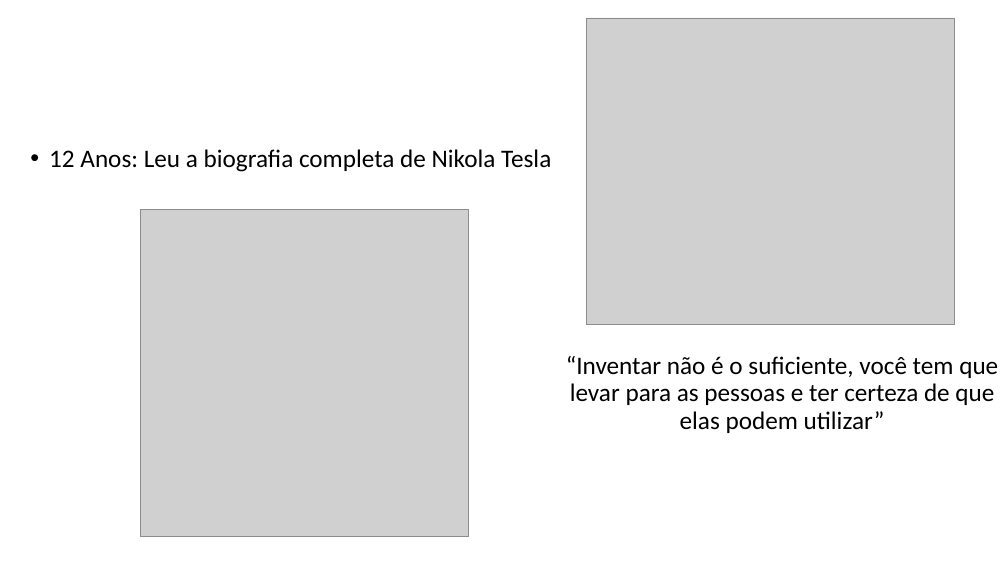
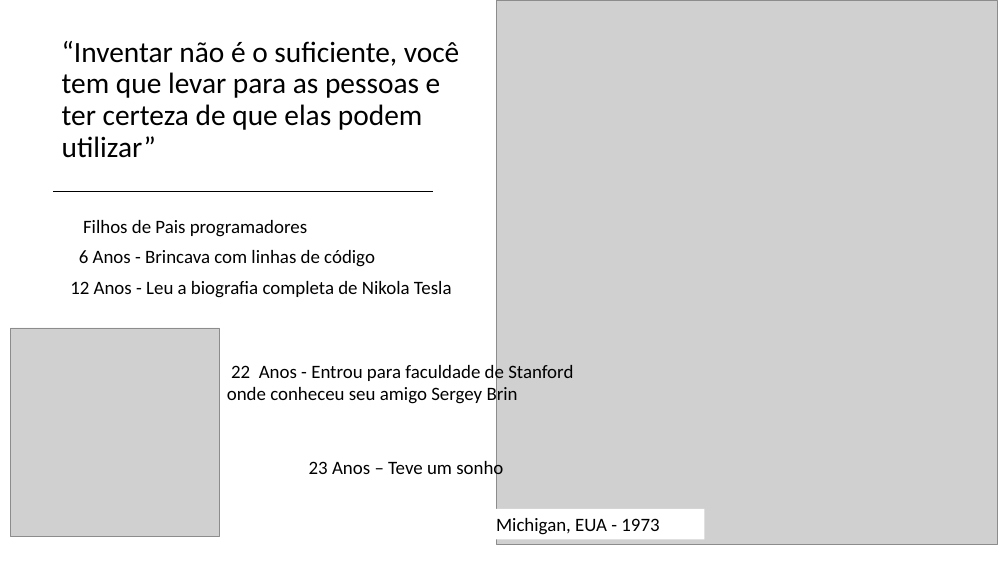
Before and after one commit to GVRO1/BandTec, a slide deck: slide 2 of Larry Page.pptx. Drawn at 1008x567 pixels with LibreOffice and Linux fonts; fonts in the diff are those of the drawing; grey boxes stand for pictures. Boxes give left, top, right and bottom in pixels: in the first picture for what was removed or moved away, otherwise in the second. Text is boxed around its words. In the diff, an @@ line names an element or a change of style, - is before the commit and + after.

```diff
--- a/Larry Page.pptx
+++ b/Larry Page.pptx
@@ picture: place and size @@
-picture at <box>587,18,955,325</box>
+picture at <box>497,0,998,544</box>
@@ title "“Inventar não é o suficiente, ...": place and size @@
-title "“Inventar não é o suficiente, ..." at <box>566,356,998,433</box>
+title "“Inventar não é o suficiente, ..." at <box>62,41,459,158</box>
@@ title "“Inventar não é o suficiente, ..." at <box>62,41,459,158</box>: size 24 to 28 pt; alignment centre to left @@
@@ line added from (54, 191) to (433, 191), #000000 1.5 pt @@
@@ picture removed at <box>141,209,468,537</box> @@
@@ text at <box>70,220,452,298</box>: text changed; size 24 to 18 pt @@
-• 12 Anos: Leu a biografia completa de Nikola Tesla
+Filhos de Pais programadores
+6 Anos - Brincava com linhas de código
+12 Anos - Leu a biografia completa de Nikola Tesla
@@ picture added at <box>11,328,219,537</box> @@
@@ text added at <box>227,362,573,406</box>, 18 pt, text #000000 @@
+22 Anos - Entrou para faculdade de Stanford
+onde conheceu seu amigo Sergey Brin
@@ text added at <box>309,458,503,479</box>, 18 pt, text #000000 @@
+23 Anos – Teve um sonho
@@ rectangle added at <box>448,509,705,539</box>, fill #FFFFFF, 18 pt, text #000000 @@
+Michigan, EUA - 1973
```
Also in this commit, not shown: 1 other slide changed, 2 slides added.
